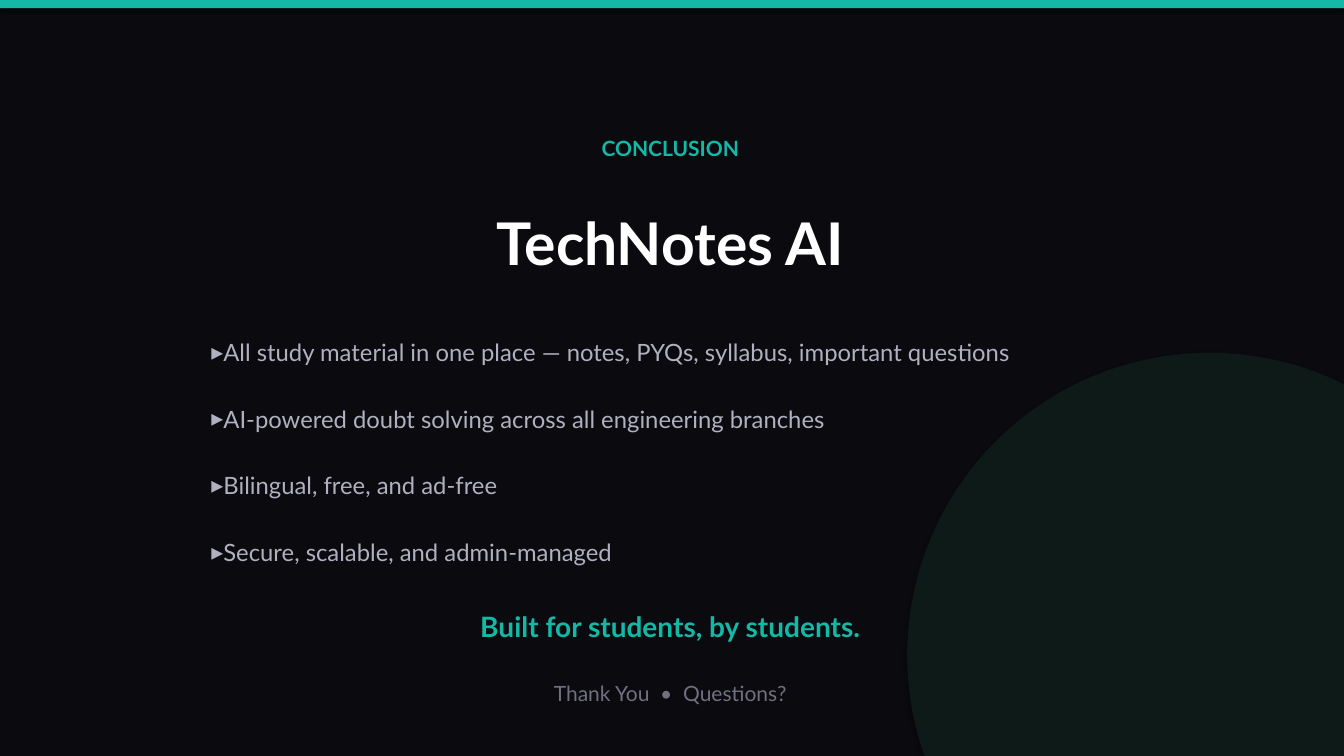
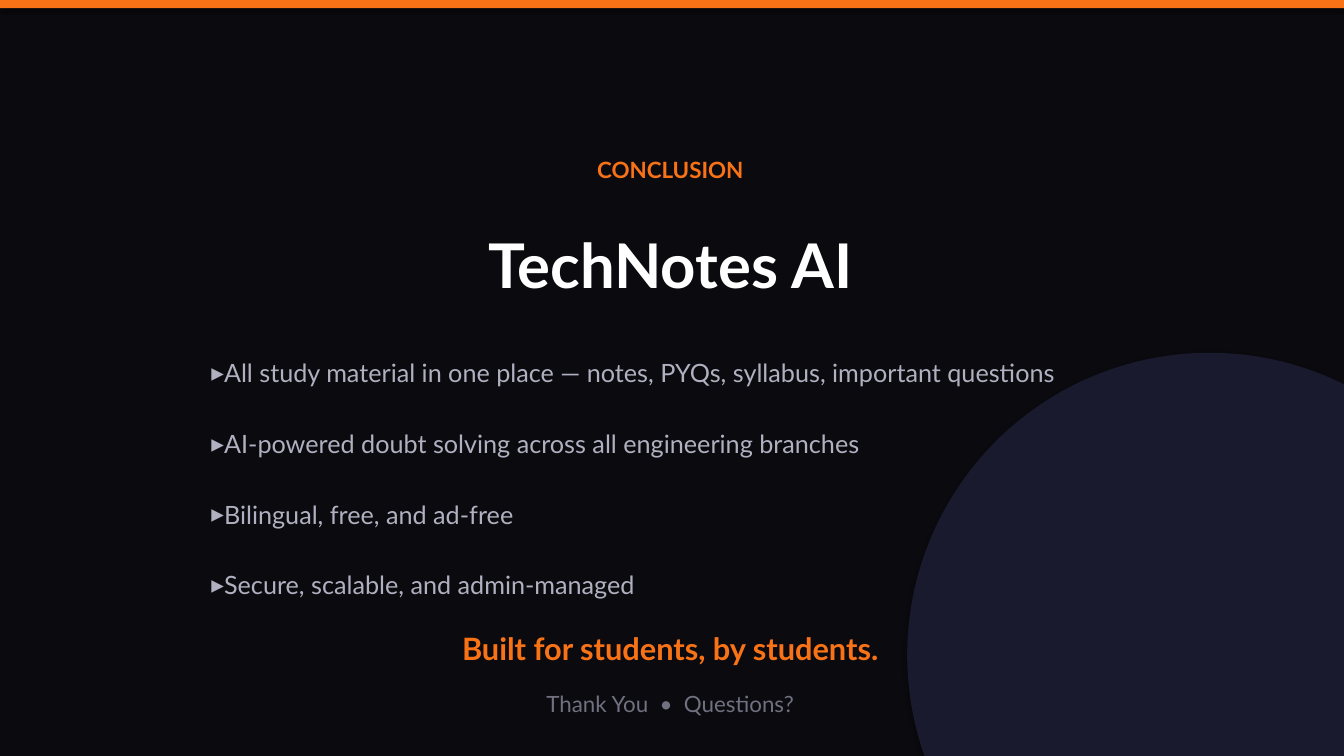
Before and after one commit to Dhruvtiwari059/tecgnotes, a slide deck: slide 18 of TechNotes_AI_Presentation.pptx. Drawn at 1344x756 pixels with LibreOffice and Linux fonts; fonts in the diff are those of the drawing. Boxes give left, top, right and bottom in pixels: in the first picture for what was removed or moved away, otherwise in the second. Text is boxed around its words. In the diff, an @@ line names an element or a change of style, - is before the commit and + after.

```diff
--- a/TechNotes_AI_Presentation.pptx
+++ b/TechNotes_AI_Presentation.pptx
@@ rectangle at <box>0,0,1344,8</box>: fill #14B8A6 to #F97316 @@
@@ text "CONCLUSION" at <box>597,161,743,178</box>: size 15 to 16 pt, text colour #14B8A6 to #F97316 @@
@@ text "TechNotes AI" at <box>488,242,852,289</box>: size 42 to 44 pt @@
@@ text "All study material in one ..." at <box>224,363,1054,599</box>: size 17 to 18 pt; more space between paragraphs @@
@@ ellipse at <box>907,353,1344,756</box>: fill #0D1A18 to #1A1A2E @@
@@ 4 texts: place and size @@
-4 texts at <box>223,140,1009,642</box>
+4 texts at <box>224,161,1054,665</box>
@@ text "Built for students, by students." at <box>462,637,878,665</box>: size 20 to 22 pt, text colour #14B8A6 to #F97316 @@
@@ text "Thank You • Questions?": place and size @@
-text "Thank You • Questions?" at <box>554,685,786,704</box>
+text "Thank You • Questions?" at <box>546,695,794,715</box>
@@ text "Thank You • Questions?" at <box>546,695,794,715</box>: size 15 to 16 pt @@
```
Also in this commit, not shown: 16 other slides changed, 1 slide added, 1 slide removed, 1 other file.
